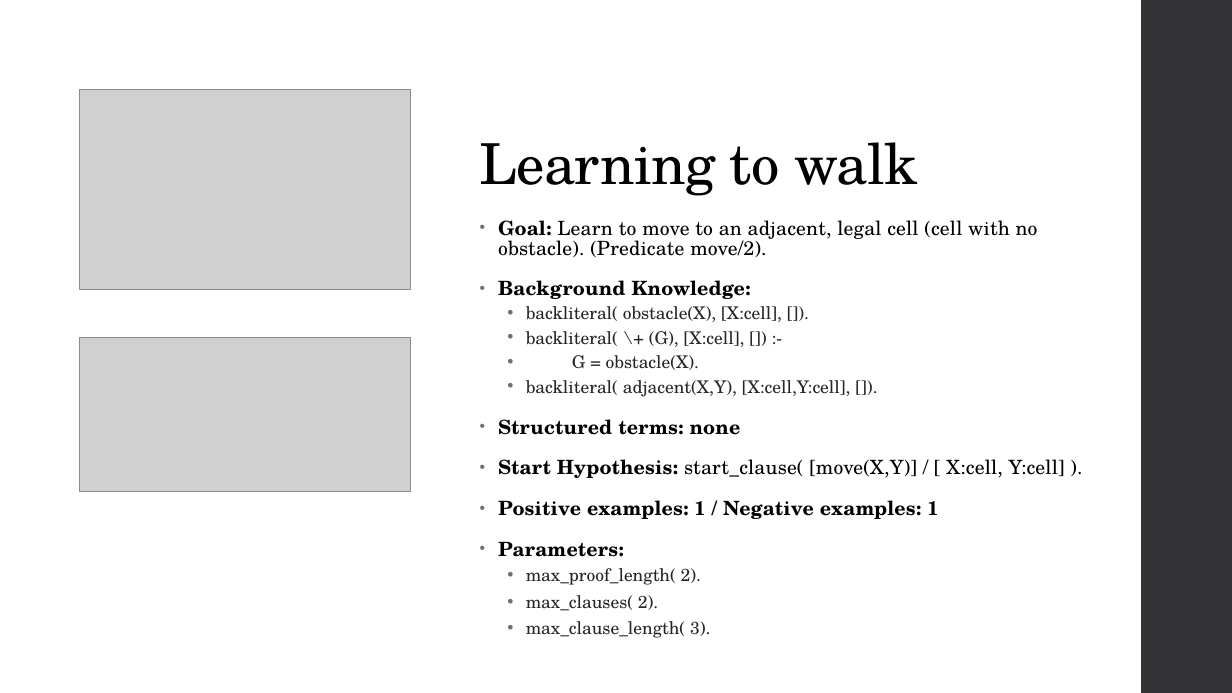
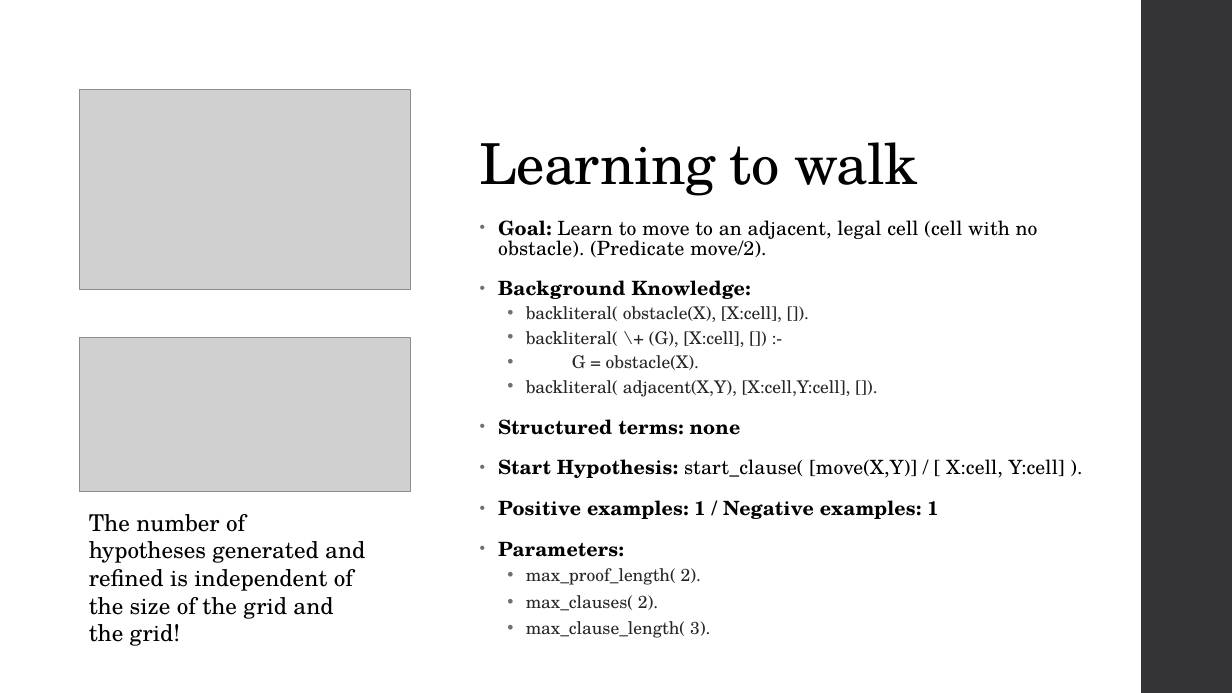
Before and after one commit to Alex-Dell1/ATAI_Maze_Project, a slide deck: slide 9 of ATAI_Presentation Hyper.pptx. Drawn at 1232x693 pixels with LibreOffice and Linux fonts; fonts in the diff are those of the drawing; grey boxes stand for pictures. Boxes give left, top, right and bottom in pixels: in the first picture for what was removed or moved away, otherwise in the second. Text is boxed around its words. In the diff, an @@ line names an element or a change of style, - is before the commit and + after.

```diff
--- a/ATAI_Presentation Hyper.pptx
+++ b/ATAI_Presentation Hyper.pptx
@@ text added at [89, 514, 365, 646], 18 pt, text #000000 @@
+The number of hypotheses generated and refined is independent of the size of the grid and the grid!
```
Also in this commit, not shown: 2 other slides changed, 2 slides added.
